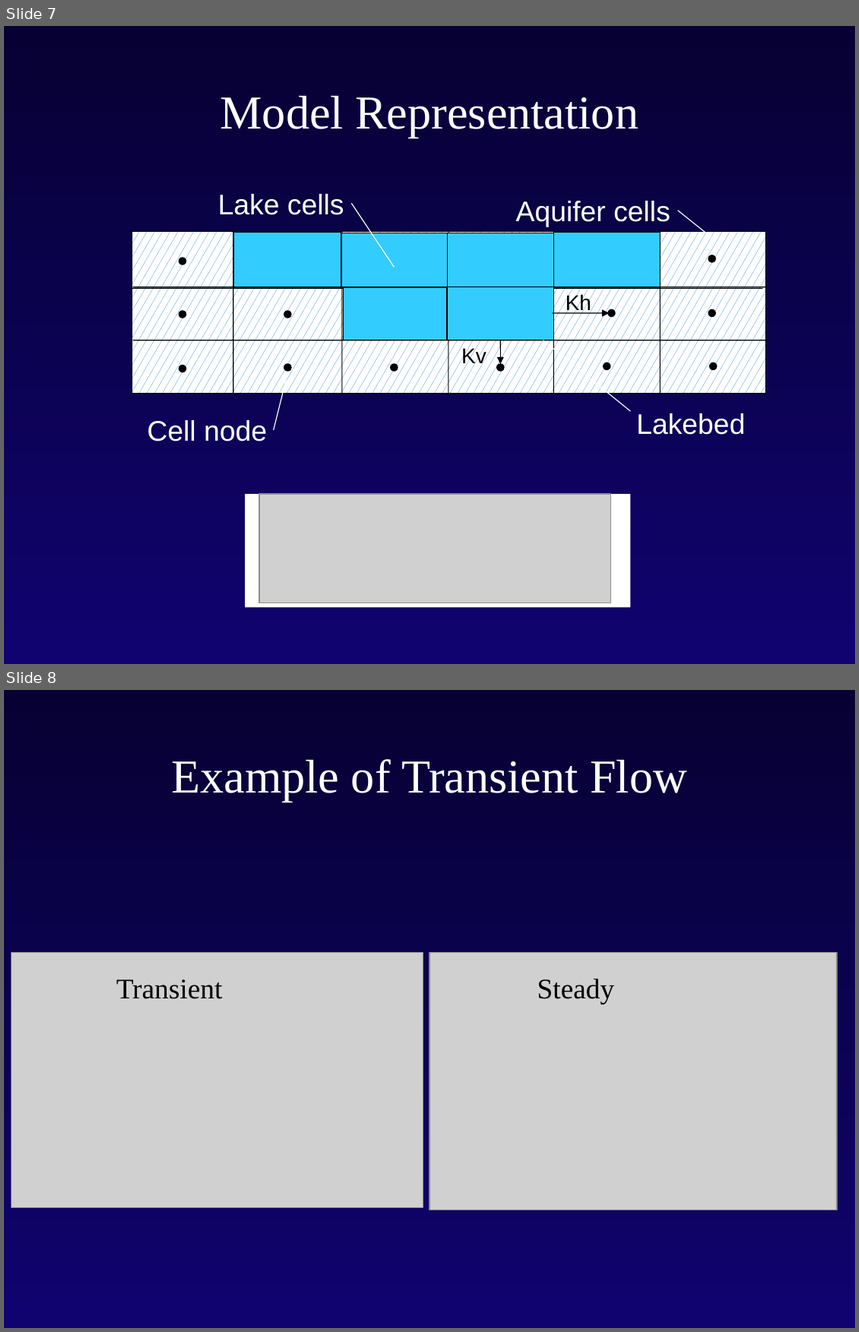
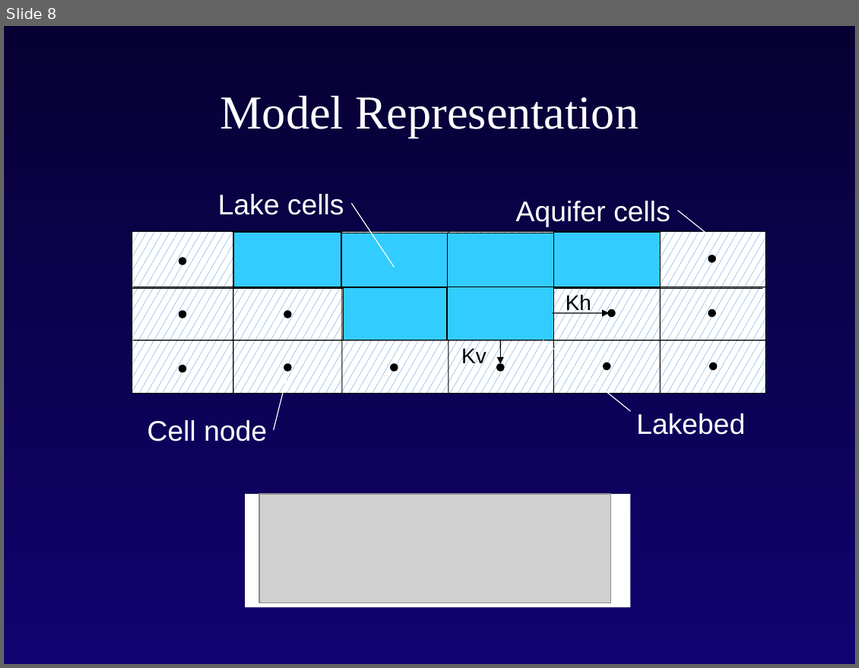
Before and after one commit to rniswon/gsflowID2447_classrepo, a slide deck: presentations/Niswonger/Intro_modflow_E.pptx. Shown one above the other, each under a label of ours: slides 7 and 8 before the commit, slide 8 after it. The pictures are 859x1332 and 859x668 pixels, drawn with LibreOffice and Linux fonts; fonts in the diff are those of the drawing; grey boxes stand for pictures; background and template pictures are left out. Boxes give left, top, right and bottom in pixels: in the first picture for what was removed or moved away, otherwise in the second. Text is boxed around its words. In the diff, an @@ line names an element or a change of style, - is before the commit and + after.

```diff
--- a/presentations/Niswonger/Intro_modflow_E.pptx
+++ b/presentations/Niswonger/Intro_modflow_E.pptx
@@ slide 8 removed at box(4, 690, 855, 1328), background gradient #070133 to #10036F @@
@@ title removed at box(172, 759, 687, 802) @@
-Example of Transient Flow
@@ picture removed at box(11, 952, 423, 1208) @@
@@ picture removed at box(430, 952, 837, 1210) @@
@@ text removed at box(116, 980, 223, 999) @@
-Transient
@@ text removed at box(538, 979, 615, 1004) @@
-Steady
@@ what was slide 7 is now slide 8 @@
```
Also in this commit, not shown: 1 slide changed, 6 slides added, 1 other slide removed.
